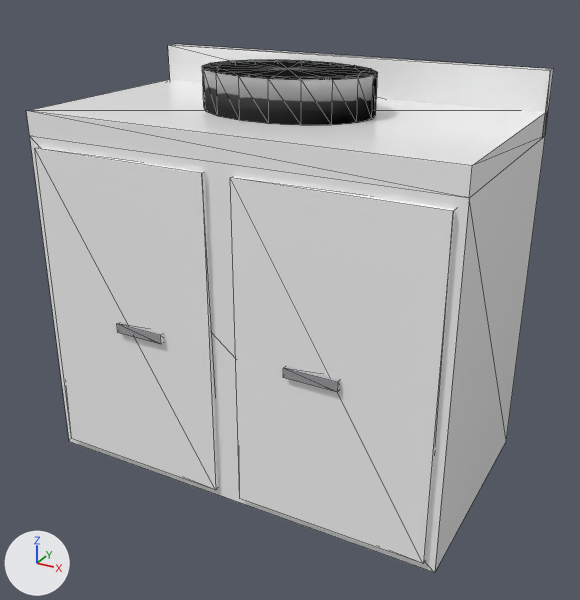
An edit to the glTF model src/assets/furniture/vanity-unit.glb, drawn before and after from the same camera.
Rendered twice from a 50 mm lens placed at (0.778, -1.404, 1.066), pointed at (0.025, -0.036, 0.382). The axes (+X, +Y, +Z) are drawn at lower left. The lights are the same throughout. The older version comes first. Mesh edges are drawn as thin lines. Vertices at exactly the same position are counted once.
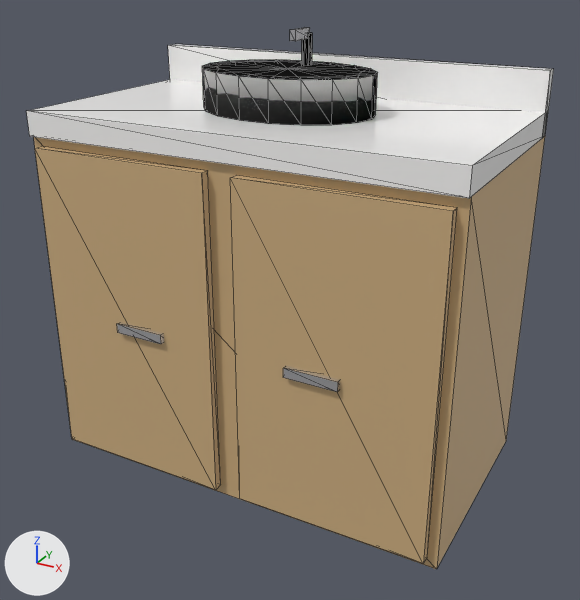
The change in detail:
Material 'chrome' (mat_chrome) is new.
Its base color is (0.82, 0.82, 0.85) (white #eaeaed).
Its metallic is 0.88.
Its roughness is 0.12.
Material 'counter' (mat_counter) is new.
Its base color is (0.96, 0.95, 0.94) (white #faf9f8).
Its roughness is 0.12.
Material 'wood' (mat_wood) is new.
Its base color is (0.62, 0.43, 0.22) (brown #ceaf81).
Its roughness is 0.55.
me_mesh_0 is used by ob_mesh_0; location (0.0, 0.0, 0.0).
me_mesh_0 had 129 vertices, 246 faces and spanned x -0.45..0.45, y -0.27..0.25, z 0.0..0.85.
me_mesh_0 now has 157 vertices, 290 faces and spans x -0.45..0.45, y -0.27..0.25, z 0.0..0.92.
me_mesh_0 part 1: a new loose piece, an 8-sided cylinder along z spanning x -0.011..0.011, y 0.069..0.091, z 0.83..0.91, in mat_chrome (white #eaeaed).
me_mesh_0 part 2: a new loose piece, a box spanning x -0.006..0.006, y 0.02..0.08, z 0.9..0.92, in mat_chrome (white #eaeaed).
Part 3, on me_mesh_0:
2 vertices are removed from x -0.45..0.45, y -0.25, z 0.0.
10 faces are deleted.
4 vertices are added at (0.45, -0.24, 0.72), (0.45, -0.24, 0.0), (-0.45, -0.24, 0.0), (-0.45, -0.24, 0.72).
10 new faces join them, mat_wood (brown #ceaf81).
me_mesh_0 part 4: 26 faces spanning x -0.45..0.45, y -0.26..0.25, z 0.0..0.72 switch from mat_body (white #f9f9f9) to mat_wood (brown #ceaf81).
me_mesh_0 part 5: 132 faces spanning x -0.45..0.45, y -0.25..0.25, z 0.72..0.85 switch from mat_body (white #f9f9f9) to mat_counter (white #faf9f8).
me_mesh_0 no longer uses material mat_handles (white #eaeaed).
me_mesh_0 gains material mat_chrome (white #eaeaed).

Changed parts and their boxes [x1, y1, x2, y2] in the pictures (580 x 600 px; the box of a moved part takes in the faces that stretch with it):
'Mesh_0', reshaped: before [26, 44, 554, 572]; after [26, 27, 554, 569]
part 1 of me_mesh_0, added: after [302, 33, 312, 65]
part 2 of me_mesh_0, added: after [290, 27, 310, 41]
part 3 of me_mesh_0, moved or reshaped: before [30, 136, 545, 572]; after [34, 136, 545, 569]
part 4 of me_mesh_0, recoloured (white to brown): [35, 147, 455, 564] in both
part 5 of me_mesh_0, edited (looks the same): [26, 44, 554, 198] in both
